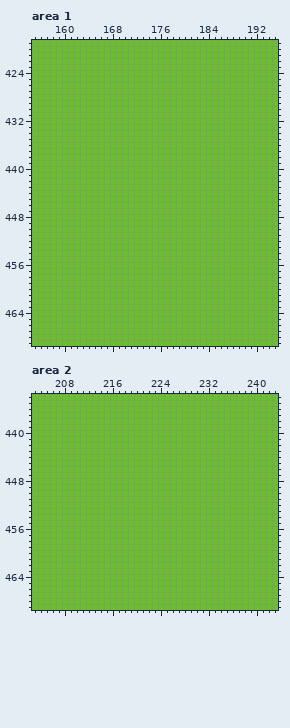
Two versions of one pixel-art file, elementalSword/aseprite/citymap.aseprite. The picture above was drawn from the file before the commit.
1024x800 pixels, 1 frame. Colours within 5 levels of each other are drawn and written as one. Shown: area 1: x 155..195, y 419..469; area 2: x 203..243, y 434..469. The commit also changed other parts of the picture, which this record leaves out.
Now the later version:
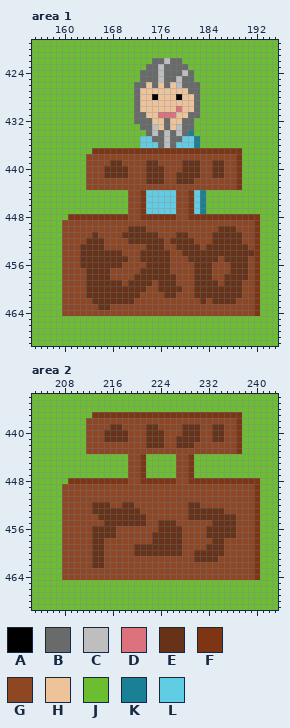
Palette (. is transparent): A #000000  B #696a6a  C #bebebe  D #dc727c  E #683218  F #7e3513  G #8f4623  H #eec39a  J #6abe30  K #1a8095  L #5fcde4
From old to new:
Changed rows in their new state; - is an unchanged pixel.
Area 1, layer "Markets":
first column x 160:
422 ---------------BBCBB-------------
423 --------------BBCBBBB------------
424 -------------BBBCBBBCB-----------
425 -------------BBBCBBCBB-----------
426 ------------BBHBHBHCBBB----------
427 ------------BHHHHHHHHBB----------
428 ------------BHHAHHHAHHB----------
429 ------------BHHHHHHHHHB----------
430 ------------BHHHHHHDHHB----------
431 ------------BBHHDDDHHBB----------
432 ------------BBBHHBHHBB-----------
433 -------------BBCHBHCBB-----------
434 --------------BCBCBCBK-----------
435 -------------LLBBCBBLLK----------
436 -------------LLLBCBLLLK----------
437 -----FFFFFFFFFFFFFFFFFFFFFFFFF---
438 ----GGGGGGGGGGGGGGGGGGGGGGGGGF---
439 ----GGGGEEGGGGEEGGGGEEEGGEEGGF---
440 ----GGGEEEEGGGEEEGGGEEEGGEEGGF---
441 ----GGGEEEEGGGEEEGGEEEEGGEEGGF---
442 ----GGGGGGGGGGEEEGGEEEGGGGGGGF---
443 ----GGGGGGGGGGGGGGGGGGGGGGGGGF---
444 -----------GGFLLLLLGGFLK---------
445 -----------GGFLLLLLGGFLK---------
446 -----------GGFLLLLLGGFLK---------
447 -----------GGFLLLLLGGFLK---------
448 -FFFFFFFFFFGGFFFFFFGGFFFFFFFFFFFF
449 GGGGGGGGGGGGGGGGGGGGGGGGGGGGGGGGF
450 GGGGGGGGGGGEEEGGGGGGGGGGGGEEEGGGF
451 GGGGGEGGGGEEEEEEGGGEEGGGGEEEEEGGF
452 GGGGEEEGGGGEEEEEEGEEEEGGGEEEEEGGF
453 GGGEEEEGGGGGGGEEEGGEEEEGEEEEEEEGF
454 GGGEEEEEEEGGGEEEEEGGEEEEEEEEEEEEF
455 GGGEEEEEEEEGGEEEEEGGGEEEEEGEEEEGF
456 GGGEEEEEEEGGGGEEEEGGGGEEEGGGEEEGF
457 GGGGEEEEGGGGGEEEEEGGGGEEEGGGEEEGF
458 GGGGEEEEGGGGEEEEEEEGGGEEEGGEEEEGF
459 GGGGEEEEEEGEEEEGEEEGGGEEEEGEEEGGF
460 GGGGEEEEEEEEEEGGEEEEGGEEEEEEEEGGF
461 GGGGEEEEEEEEEGGGGEEGGGEEEEEEEEGGF
462 GGGGGEEEEEEEGGGGGGGGGGGEGEEEEGGGF
463 GGGGGGEEGGGGGGGGGGGGGGGGGGGGGGGGF
464 GGGGGGGGGGGGGGGGGGGGGGGGGGGGGGGGF
Area 2, layer "Markets":
first column x 208:
437 -----FFFFFFFFFFFFFFFFFFFFFFFFF---
438 ----GGGGGGGGGGGGGGGGGGGGGGGGGF---
439 ----GGGGEEGGGGEEGGGGEEEGGEEGGF---
440 ----GGGEEEEGGGEEEGGGEEEGGEEGGF---
441 ----GGGEEEEGGGEEEGGEEEEGGEEGGF---
442 ----GGGGGGGGGGEEEGGEEEGGGGGGGF---
443 ----GGGGGGGGGGGGGGGGGGGGGGGGGF---
444 -----------GGF-----GGF-----------
445 -----------GGF-----GGF-----------
446 -----------GGF-----GGF-----------
447 -----------GGF-----GGF-----------
448 -FFFFFFFFFFGGFFFFFFGGFFFFFFFFFFFF
449 GGGGGGGGGGGGGGGGGGGGGGGGGGGGGGGGF
450 GGGGGGGGGGGGGGGGGGGGGGGGGGGGGGGGF
451 GGGGGGGGGGGGGGGGGGGGGGGGGGGGGGGGF
452 GGGGGEEEGGEEGGGGGGGGGEEGGGGGGGGGF
453 GGGGGEEEEEEEEGGGGGGGGEEEEEEGGGGGF
454 GGGGGGEEEEEEEEGGGGGGGEEEEEEEEGGGF
455 GGGGGGGEEEEEEEGGEEEGGGGGGEEEEGGGF
456 GGGGGEEEEGGGGGGGEEEEGGGGEEEEEGGGF
457 GGGGGEEEEGGGGGGEEEEEGGGGEEEEEGGGF
458 GGGGGEEGGGGGGGGEEEEEGGGGGEEGGGGGF
459 GGGGGEEGGGGGEEEEEEEEGGGGEEEGGGGGF
460 GGGGGEEGGGGGEEEEEEEEGGEEEEEGGGGGF
461 GGGGGEEGGGGGGGGGGGGGGGEEEEGGGGGGF
462 GGGGGEEGGGGGGGGGGGGGGGGGGGGGGGGGF
463 GGGGGGGGGGGGGGGGGGGGGGGGGGGGGGGGF
464 GGGGGGGGGGGGGGGGGGGGGGGGGGGGGGGGF
